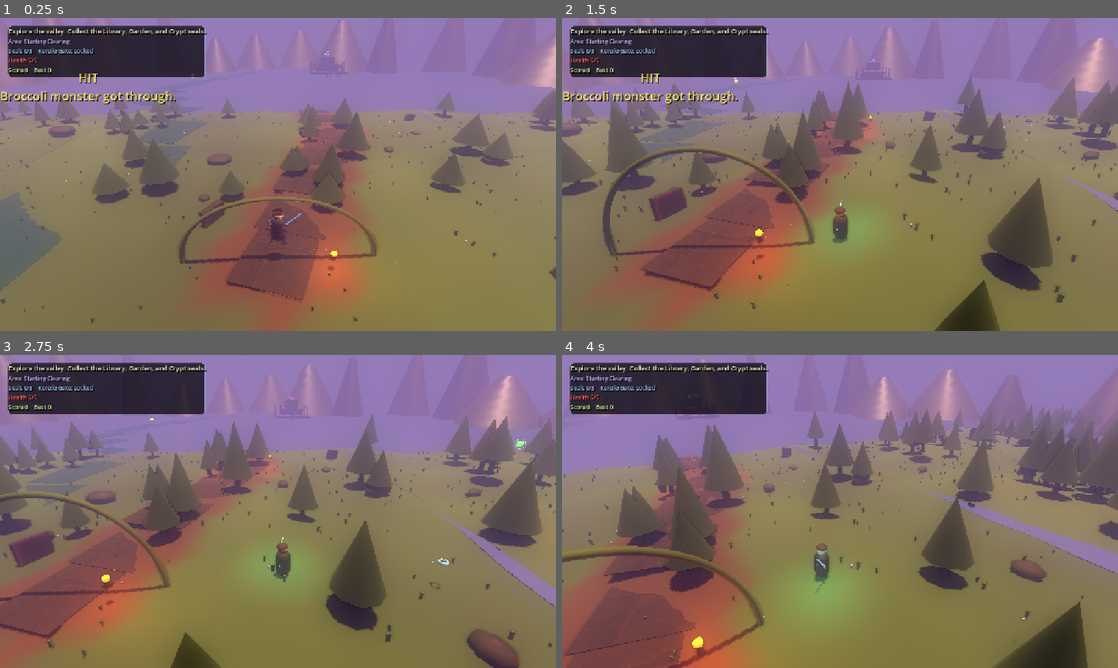
Above: before the commit, frames 1-4 (two rows, left to right).
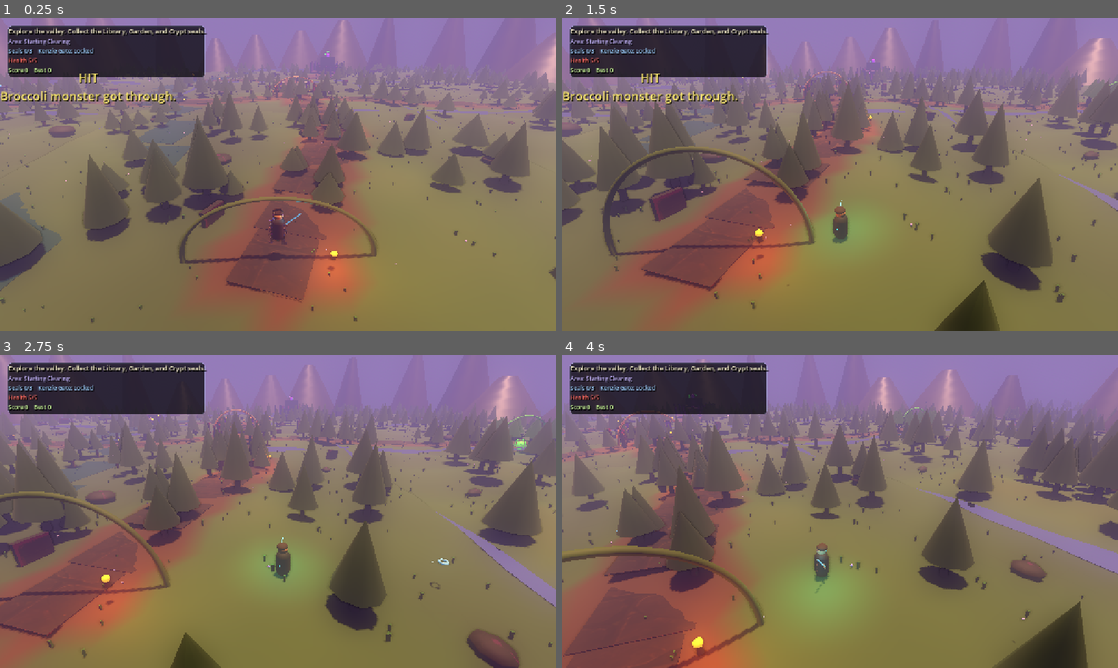
Above: after the commit, the same moments.

Repository: jfeldman9-rgb/RileyDungeonMaster
Game: Godot game, scene res://scenes/open_world_prototype.tscn
The game is run twice, just before and just after one commit, with the same random seed, the same clock (stepped at 60 frames per second) and the same inputs.
Inputs (mouse positions are in pixels of both pictures, inside the frame that each line leads up to):
- Up to frame 1 (0.25 s): no input
- Up to frame 2 (1.5 s): tap Enter (ui_accept) at 0.5, 0.77 s; move the mouse to (962, 158) at 0.52 s; hold D (move_right) 0.53-1.25 s; hold Shift (dash) 0.53-1.25 s; click (962, 158) at 0.67 s; drag from (728, 190) to (812, 237) at 1.27 s
- Up to frame 3 (2.75 s): move the mouse to (333, 442) at 2.02 s; hold D (move_right) from 2.03 s (still down); hold F (throw_star) from 2.03 s (still down)
- Up to frame 4 (4 s): release D (move_right) at 2.75 s; release F (throw_star) at 2.75 s; drag from (812, 574) to (673, 464) at 2.77 s; move the mouse to (1006, 558) at 3.52 s; hold A (move_left) from 3.53 s (still down); hold E from 3.53 s (still down); tap Enter (ui_accept) at 3.77 s

The runs differ from the first frame. In frame 1, 17% of the frame differs, in the area x 0-100%, y 14-85%; in frame 2, 12%; in frame 3, 12%; in frame 4, 9.5%.

Commit message:
Increase open world vista draw distance

Diff:
--- a/scenes/open_world_prototype.tscn
+++ b/scenes/open_world_prototype.tscn
@@ -101,6 +101,8 @@
 [node name="LODManager" type="Node" parent="."]
 script = ExtResource("7_lod")
 camera_path = NodePath("../CameraRig/Camera3D")
+near_distance = 52.0
+far_distance = 140.0
 
 [node name="EnemyManager" type="Node" parent="."]
 script = ExtResource("4_enemy")
